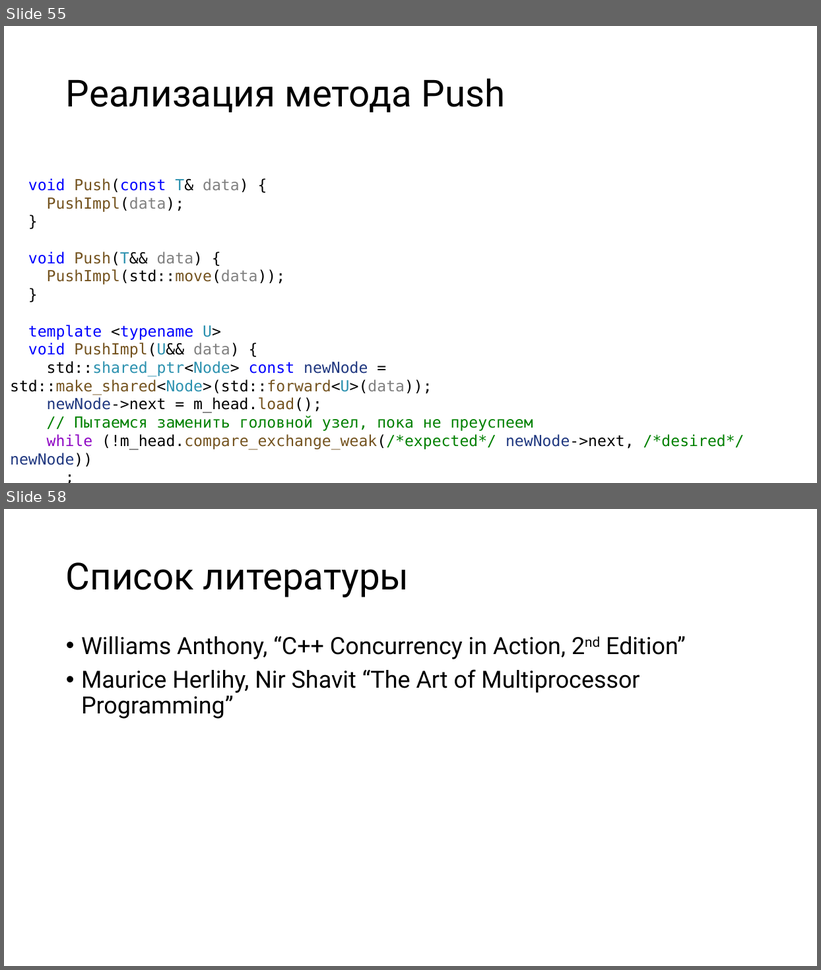
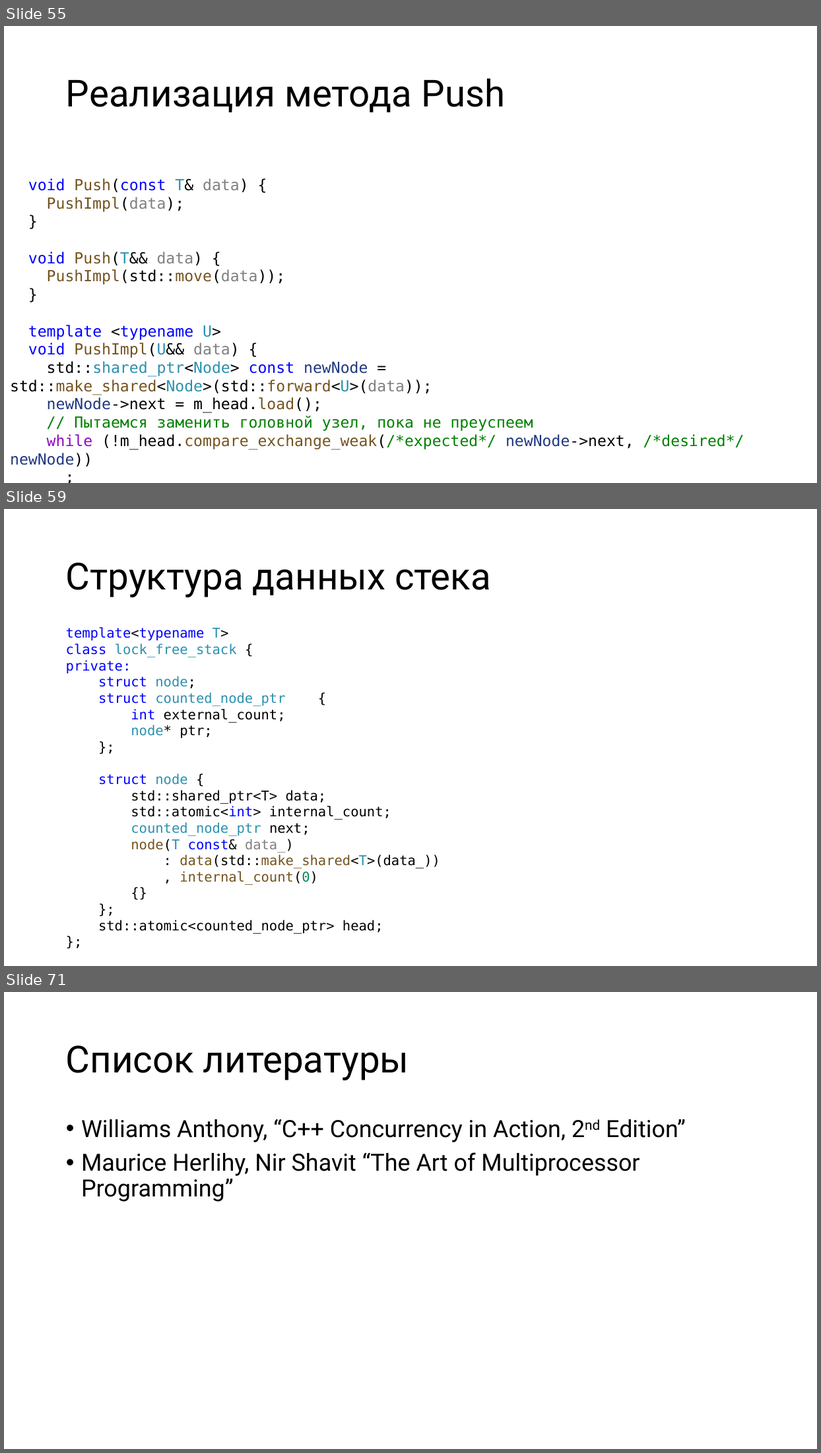
Before and after one commit to alexey-malov/pc, a slide deck: lectures/11/Lock-free алгоритмы и структуры данных.pptx. Shown one above the other, each under a label of ours: slides 55 and 58 before the commit, slides 55, 59 and 71 after it; the slides between them are not shown. The pictures are 821x970 and 821x1453 pixels, drawn with LibreOffice and Linux fonts; fonts in the diff are those of the drawing. Boxes give left, top, right and bottom in pixels: in the first picture for what was removed or moved away, otherwise in the second. Text is boxed around its words. In the diff, an @@ line names an element or a change of style, - is before the commit and + after.

Commit message:
Обновл лекцию по Lock-Free алгоритмам и структурам данных

```diff
--- a/lectures/11/Lock-free алгоритмы и структуры данных.pptx
+++ b/lectures/11/Lock-free алгоритмы и структуры данных.pptx
@@ slide 59 added at [4,509,817,966], background #FFFFFF @@
@@ title added at [66,562,491,597], 44 pt, text #000000 @@
+Структура данных стека
@@ text added at [66,627,440,934], 16 pt, text #000000 @@
+template<typename T>
+class lock_free_stack {
+private:
+struct node;
+struct counted_node_ptr {
+int external_count;
+node* ptr;
+};
+struct node {
+std::shared_ptr<T> data;
+std::atomic<int> internal_count;
+counted_node_ptr next;
+node(T const& data_)
+: data(std::make_shared<T>(data_))
+, internal_count(0)
+{}
+};
+std::atomic<counted_node_ptr> head;
+};
@@ what was slide 58 is now slide 71 @@
```
Also in this commit, not shown: 4 slides changed, 12 other slides added.
